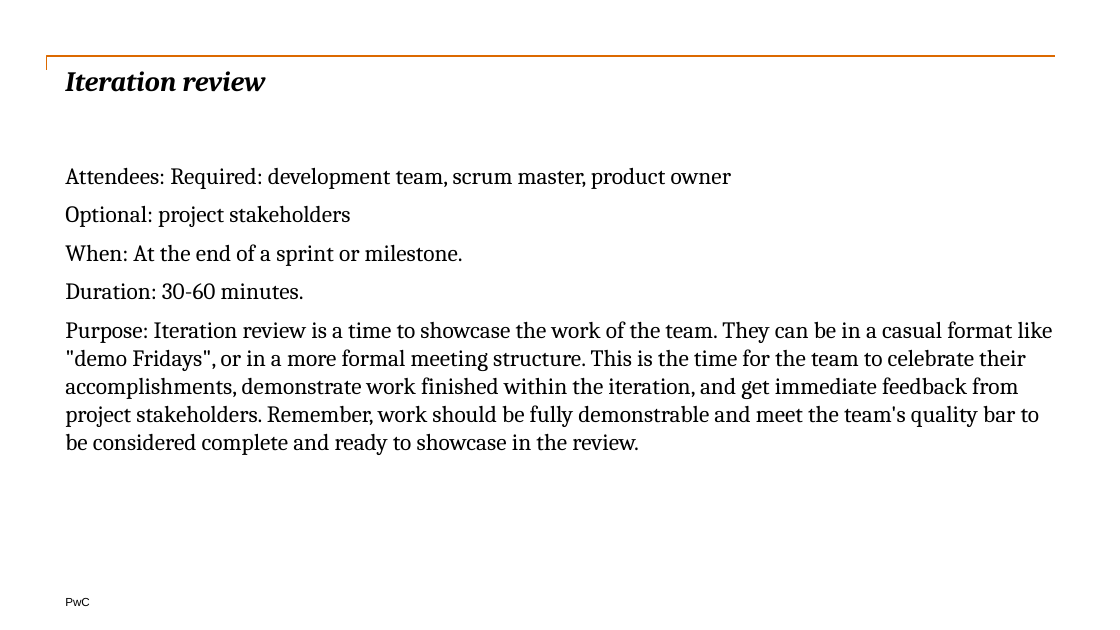
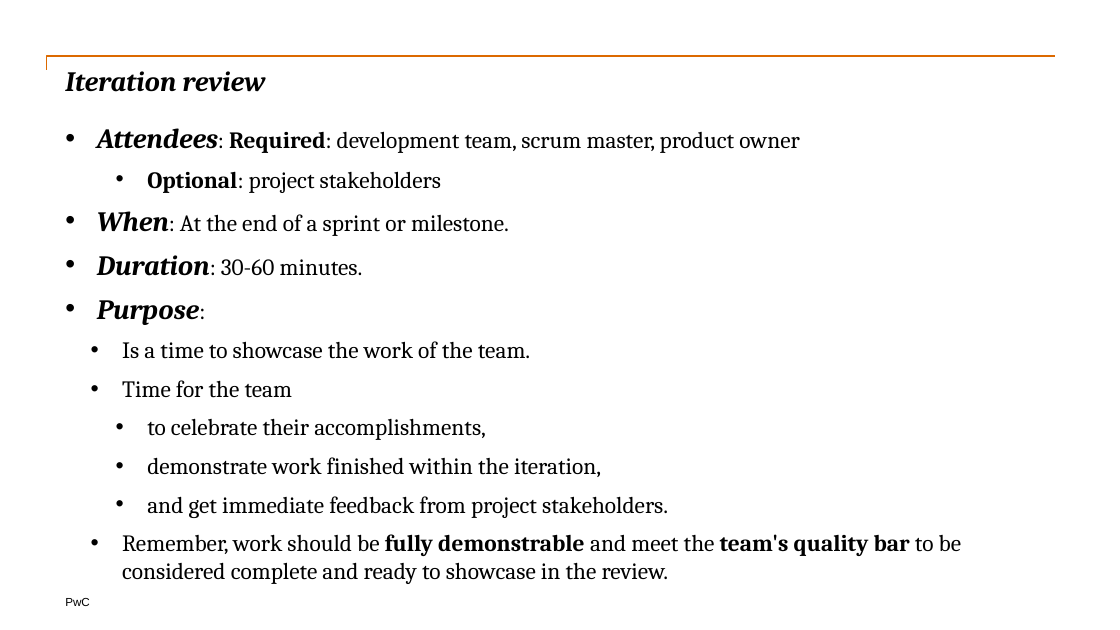
Before and after one commit to nadee158/reference_docs, a slide deck: slide 22 of doc/scrum_introduction.pptx (slide 14 before the commit). Drawn at 1120x630 pixels with LibreOffice and Linux fonts; fonts in the diff are those of the drawing. Boxes give left, top, right and bottom in pixels: in the first picture for what was removed or moved away, otherwise in the second. Text is boxed around its words. In the diff, an @@ line names an element or a change of style, - is before the commit and + after.

```diff
--- a/doc/scrum_introduction.pptx
+++ b/doc/scrum_introduction.pptx
@@ text "Attendees: Required: development team, scrum ...": place and size @@
-text "Attendees: Required: development team, scrum ..." at box(65, 167, 1053, 455)
+text "Attendees: Required: development team, scrum ..." at box(97, 128, 961, 584)
@@ text at box(97, 128, 800, 276): size 20 to 24 pt, italic on in "Attendees:", "When:", "Duration:"; bold on in "Attendees: Required:", "Optional:", "When:", "Duration:"; bullet none to •; list level 1 to 2 in "Attendees: Required: development team, scrum ..."; list level 1 to 4 in "Optional: project stakeholders"; list level 1 to 2 in "When: At the end of ..."; list level 1 to 2 in "Duration: 30-60 minutes." @@
@@ text at box(97, 300, 961, 584): text changed @@
-Purpose: Iteration review is a time to showcase the work of the team. They can be in a casual format like "demo Fridays", or in a more formal meeting structure. This is the time for the team to celebrate their accomplishments, demonstrate work finished within the iteration, and get immediate feedback from project stakeholders. Remember, work should be fully demonstrable and meet the team's quality bar to be considered complete and ready to showcase in the review.
+  • Purpose:
+    • Is a time to showcase the work of the team.
+    • Time for the team
+      • to celebrate their accomplishments,
+      • demonstrate work finished within the iteration,
+      • and get immediate feedback from project stakeholders.
+    • Remember, work should be fully demonstrable and meet the team's quality bar to be considered complete and ready to showcase in the review.
```
Also in this commit, not shown: 14 other slides changed, 15 slides added, 2 other files.
